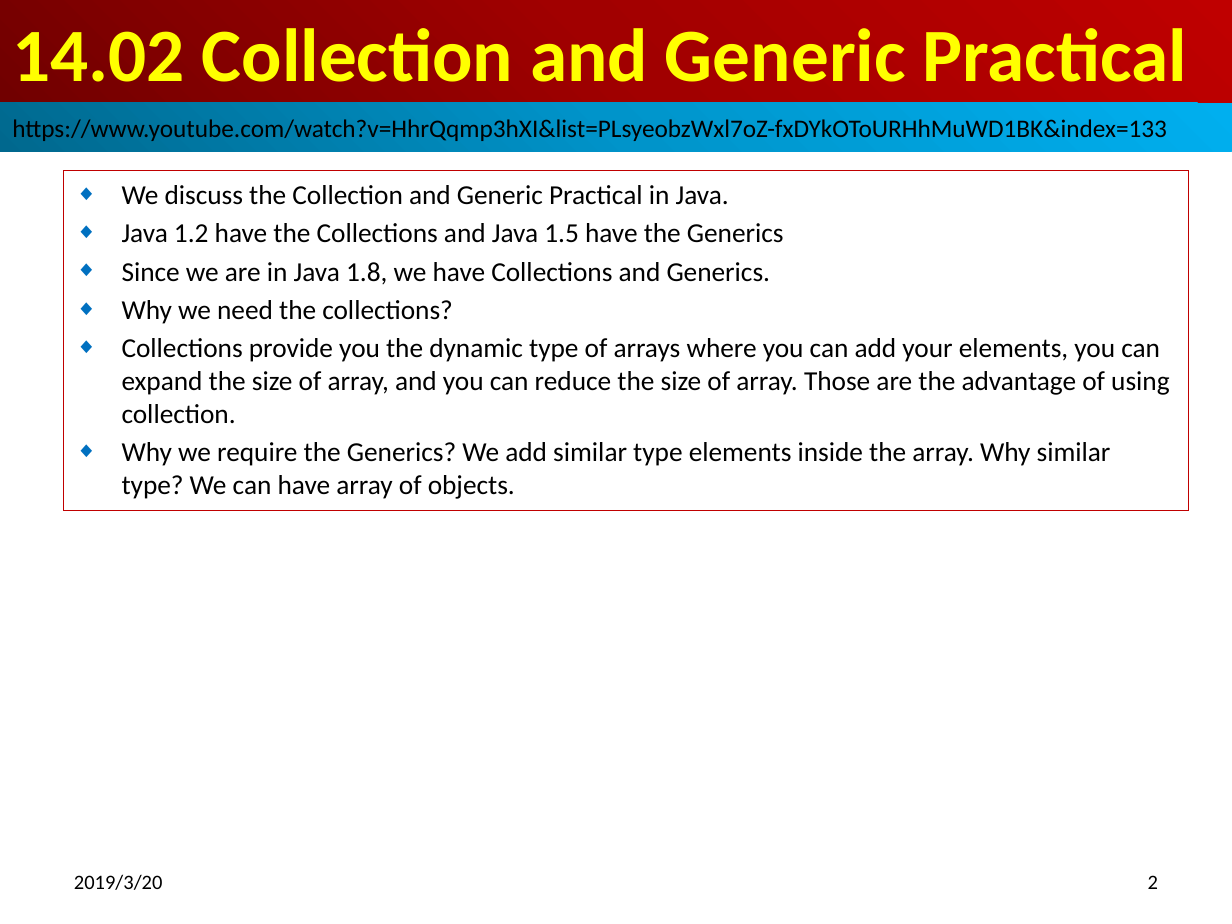
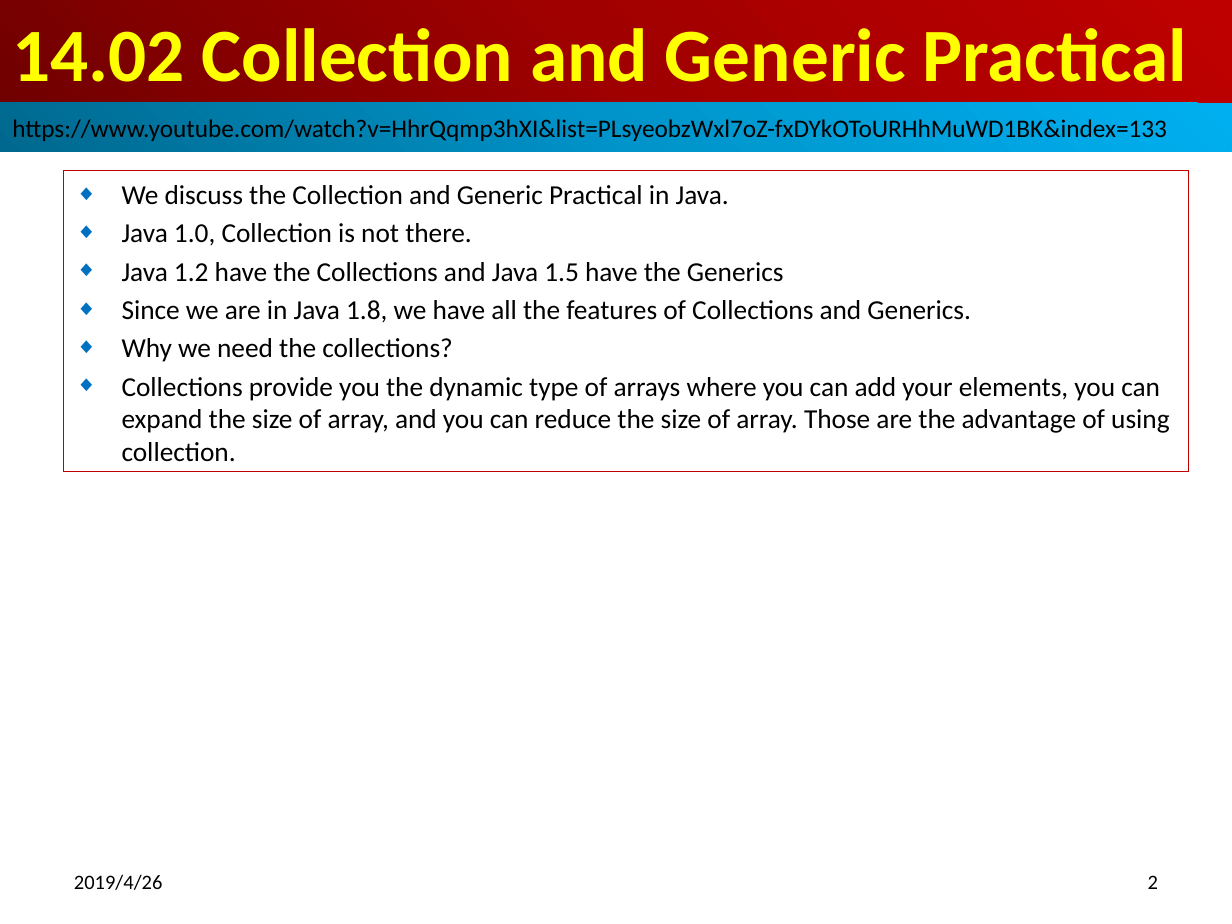
Before and after one commit to peterhchen/100-Java-Topic, a slide deck: slide 2 of 14_01_13_CollectionGeneric/ch1402_CollectionGenericPractical/1402_CollectionGenericPractical.pptx. Drawn at 1232x924 pixels with LibreOffice and Linux fonts; fonts in the diff are those of the drawing. Boxes give left, top, right and bottom in pixels: in the first picture for what was removed or moved away, otherwise in the second. Text is boxed around its words. In the diff, an @@ line names an element or a change of style, - is before the commit and + after.

Commit message:
Collection Example

```diff
--- a/14_01_13_CollectionGeneric/ch1402_CollectionGenericPractical/1402_CollectionGenericPractical.pptx
+++ b/14_01_13_CollectionGeneric/ch1402_CollectionGenericPractical/1402_CollectionGenericPractical.pptx
@@ subtitle "We discuss the Collection and ...": place and size @@
-subtitle "We discuss the Collection and ..." at [63, 171, 1188, 511]
+subtitle "We discuss the Collection and ..." at [63, 171, 1188, 472]
@@ subtitle at [122, 223, 472, 245]: paragraph added @@
+◆ Java 1.0, Collection is not there.
@@ subtitle at [122, 300, 971, 322]: text changed @@
-◆ Since we are in Java 1.8, we have Collections and Generics.
+◆ Since we are in Java 1.8, we have all the features of Collections and Generics.
@@ subtitle at [122, 442, 1111, 499]: paragraph removed @@
-◆ Why we require the Generics? We add similar type elements inside the array. Why similar type? We can have array of objects.
@@ text at [74, 874, 163, 890]: text changed @@
-2019/3/20
+2019/4/26
```
Also in this commit, not shown: 12 other slides changed, 7 slides added.
